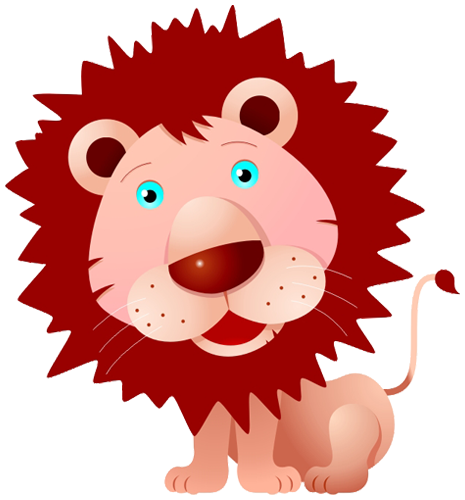
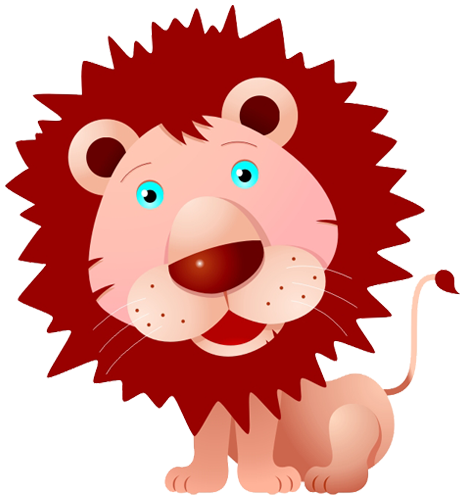
Layers edited between the first and the second 465x500 image:
hid "Layer 1", painted on it over (x1=5, y1=5, x2=460, y2=495)
